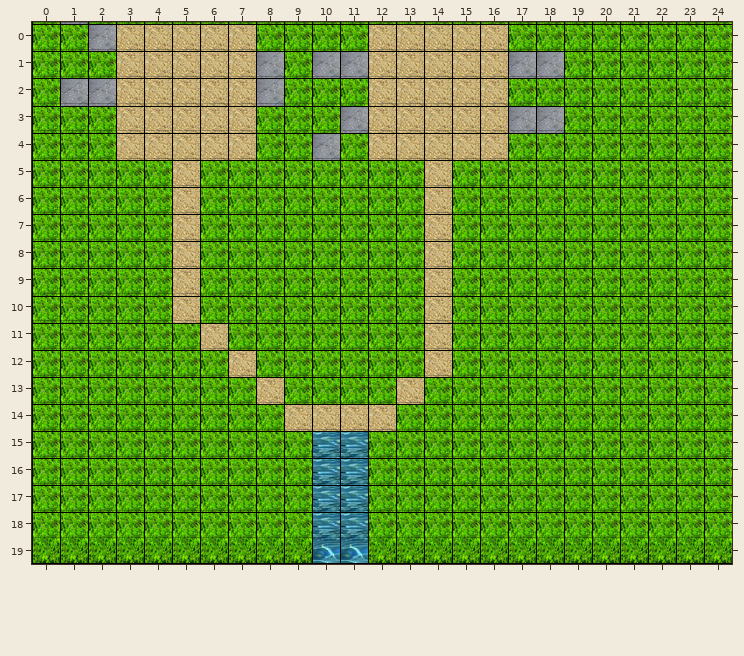
Tiled map, stored at core/assets/terrain.tmx. The picture above was drawn from the file before the commit.
Cells are 32x31 px. Shown: x 0..24, y 0..19.
New version:
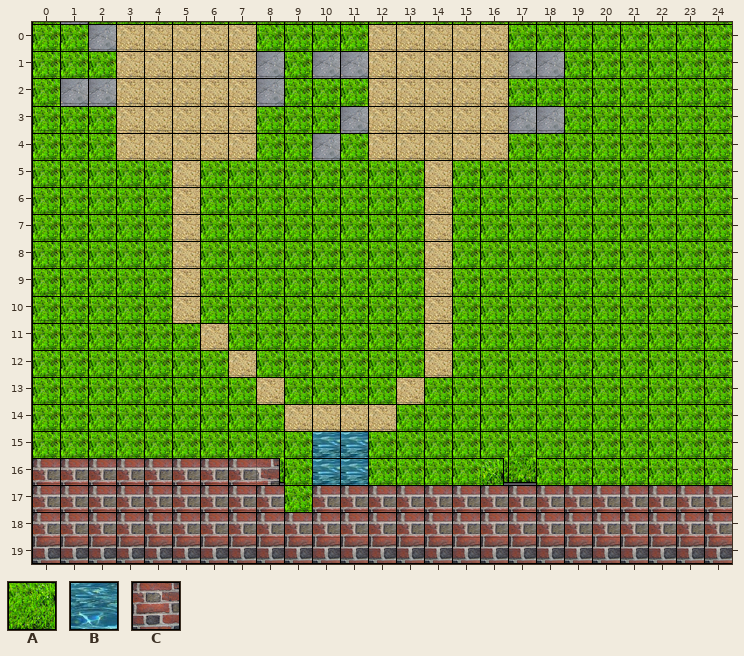
Key: from "tiles": A 4, B 23, C 61 "blocked".
_ is an empty cell.
Tiles replaced or removed in this view: A, B.
The author wrote: Collision There is bad workin collision without box2D
The edit:
Changed rows in their new state; . is an unchanged cell.
Layer "Слой тайлов 1":
first column x 0:
17 CCCCCCCC_.......__.......
18 CCCCCCCCC.CCCCCCCCCCCCCCC
19 CCCCCCCCCCCCCCCCCCCCCCCCC
